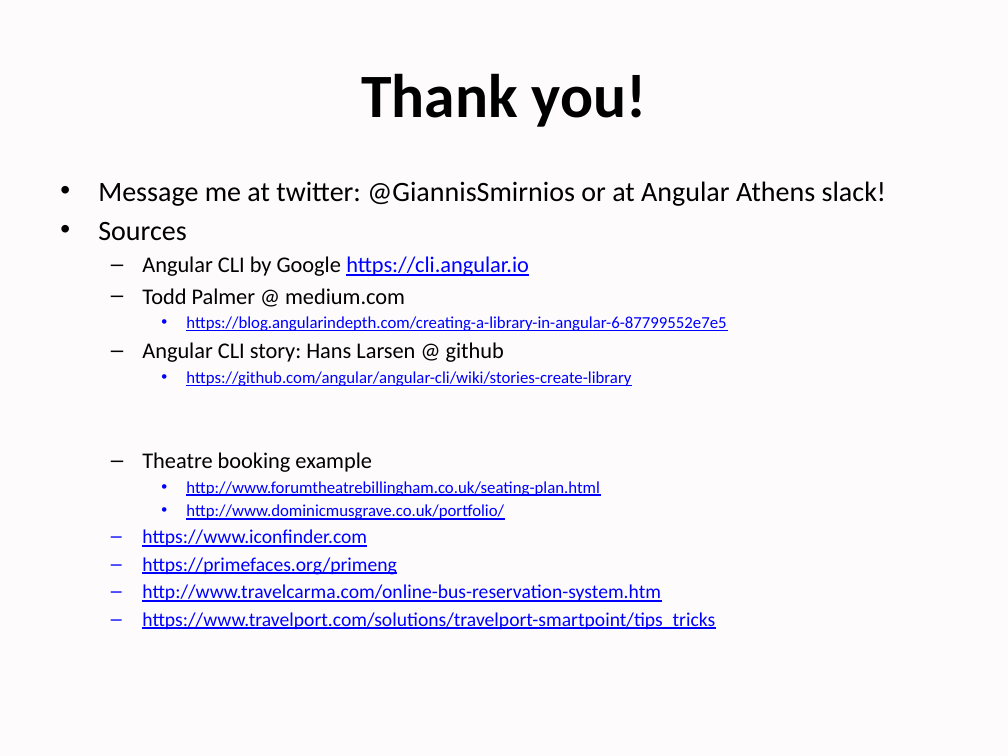
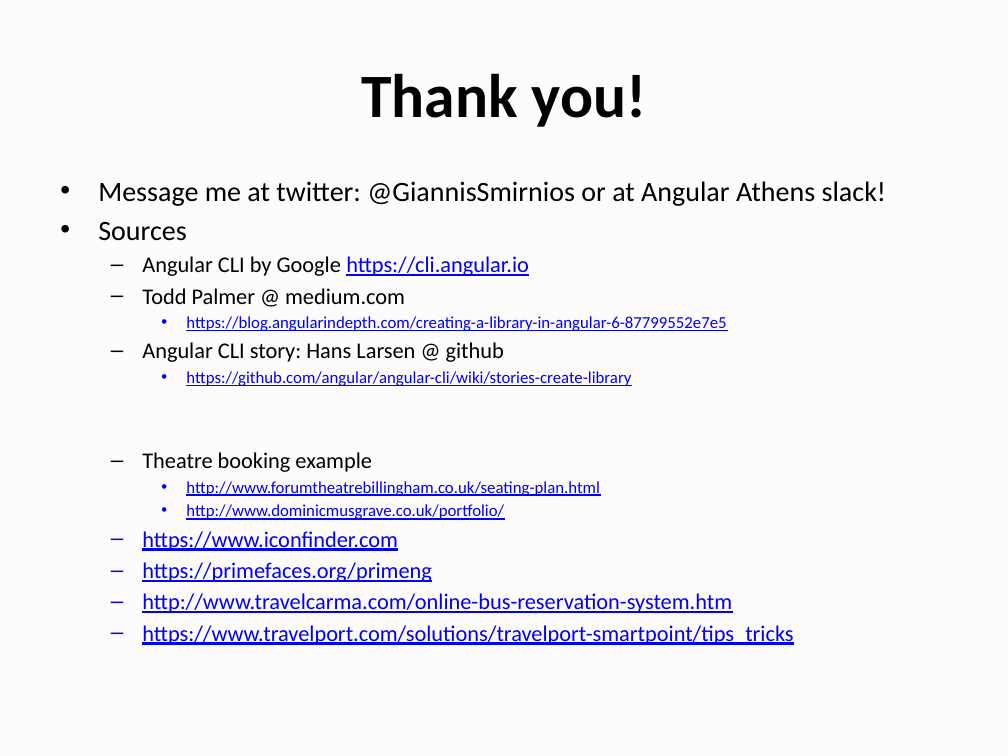
Before and after one commit to angularathens/2nd-meetup-developing-common-angular-library, a slide deck: slide 32 of angular athens 2nd meetup - common library.pptx (slide 34 before the commit). Drawn at 1008x756 pixels with LibreOffice and Linux fonts; fonts in the diff are those of the drawing; background and template pictures are left out. Boxes give left, top, right and bottom in pixels: in the first picture for what was removed or moved away, otherwise in the second. Text is boxed around its words. In the diff, an @@ line names an element or a change of style, - is before the commit and + after.

```diff
--- a/angular athens 2nd meetup - common library.pptx
+++ b/angular athens 2nd meetup - common library.pptx
@@ text at [142,531,793,645]: size 14 to 16 pt in "https://www.iconfinder.com", "https://primefaces.org/primeng", "http://www.travelcarma.com/online-bus-reservation-system.htm", "https://www.travelport.com/solutions/travelport-smartpoint/t ..." @@
```
Also in this commit, not shown: 2 slides removed.
